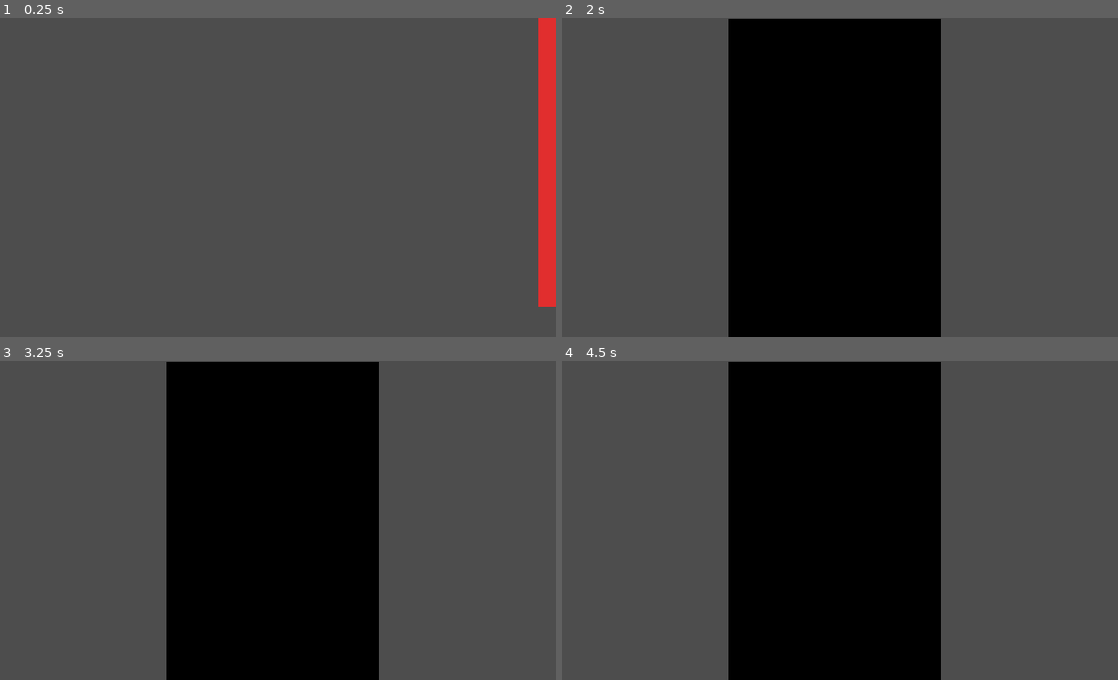
Above: before the commit, frames 1-4 (two rows, left to right).
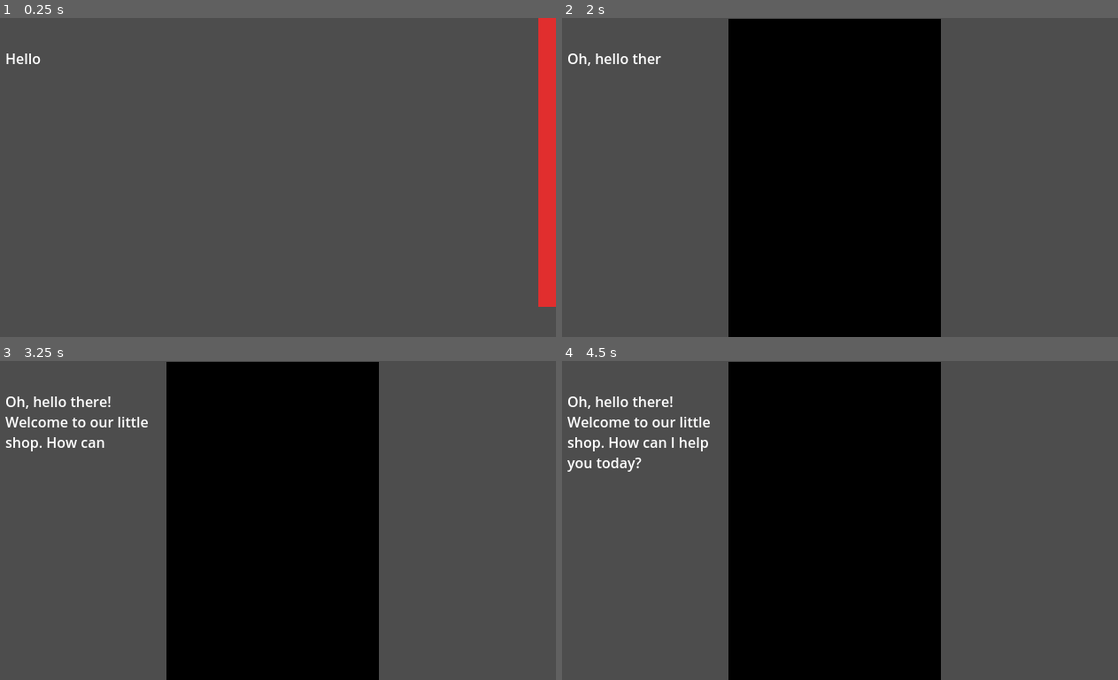
Above: after the commit, the same moments.

Repository: ImJulien/fallhacks
Game: Godot game, scene res://Scenes/gort.tscn
Two runs of this game, one before a commit and one after it. Both use one fixed random seed, a clock stepped at 60 frames per second and the inputs below. This scene is started directly instead of the project's main scene.
Inputs:
- Up to frame 1 (0.25 s): no input
- Up to frame 2 (2 s): hold W (Up) 0.53-1.28 s; hold S (Down) from 1.28 s (still down)
- Up to frame 3 (3.25 s): release S (Down) at 2.03 s; hold W (Up) from 2.03 s (still down)
- Up to frame 4 (4.5 s): release W (Up) at 3.53 s; hold S (Down) from 3.53 s (still down); tap Enter at 4.25 s

The runs differ from the first frame. In frame 1, 0.1% of the frame differs, in the area x 1-8%, y 11-15%; in frame 2, 0.3%; in frame 3, 0.9%; in frame 4, 1.2%, in the area x 0-27%, y 11-35%.

Commit message:
Dialogue Singleton that will probably break everything

Diff:
--- a/Scenes/gort.tscn
+++ b/Scenes/gort.tscn
@@ -30,3 +30,17 @@
 sprite_frames = SubResource("SpriteFrames_e40sh")
 animation = &"idle"
 script = ExtResource("2_78agy")
+
+[node name="UI" type="Control" parent="."]
+layout_mode = 3
+anchors_preset = 0
+offset_right = 40.0
+offset_bottom = 40.0
+
+[node name="DialogueText" type="RichTextLabel" parent="UI"]
+layout_mode = 0
+offset_left = 18.0
+offset_top = 34.0
+offset_right = 192.0
+offset_bottom = 262.0
+text = "Hello"
--- /dev/null
+++ b/Scripts/dialogue.gd
@@ -0,0 +1,68 @@
+extends Node
+
+@onready var dialogue_label: RichTextLabel = null
+var is_typing: bool = false
+var text_speed: float = 0.02  #time for scroll characters
+
+#dialogue for each monster and emotion level
+var monster_dialogues = {
+	Enums.Customers.GORT: {
+		Enums.AggressionLevel.PASSIVE: "Oh, hello there! Welcome to our little shop. How can I help you today?",
+		Enums.AggressionLevel.IRRITATED: "Hi... Look, I'm trying to help here, but you need to pay attention.",
+		Enums.AggressionLevel.AGITATED: "Seriously? Come on, focus! This isn't that complicated.",
+		Enums.AggressionLevel.AGGRESSIVE: "What is WRONG with you?! Just listen to what I'm saying!",
+		Enums.AggressionLevel.VIOLENT: "I'VE HAD IT! You're driving me absolutely INSANE!",
+		Enums.AggressionLevel.HOSTILE: "GET OUT! GET OUT RIGHT NOW! I can't deal with this anymore!"
+	},
+	Enums.Customers.GORTICIA: {
+		Enums.AggressionLevel.PASSIVE: "Hello darling! What a lovely day to shop, don't you think?",
+		Enums.AggressionLevel.IRRITATED: "Sweetie, you really need to listen more carefully...",
+		Enums.AggressionLevel.AGITATED: "Oh my goodness, this is getting quite frustrating!",
+		Enums.AggressionLevel.AGGRESSIVE: "I can't believe how incompetent this service is!",
+		Enums.AggressionLevel.VIOLENT: "This is absolutely RIDICULOUS! I demand better!",
+		Enums.AggressionLevel.HOSTILE: "That's IT! I'm never coming back to this horrible place!"
+	}
+}
+
+func _ready():
+	call_deferred("setup_ui")
+
+func setup_ui():
+	dialogue_label = find_dialogue_text_recursive(get_tree().current_scene) #find the DialogueText node in current scene
+
+func start_dialogue(aggression: Enums.AggressionLevel = Enums.AggressionLevel.PASSIVE, monster: Enums.Customers = Enums.Customers.GORT):
+	var monster_texts = monster_dialogues.get(monster, {})
+	var text = monster_texts.get(aggression, "...")
+
+	if dialogue_label:
+		dialogue_label.visible = true
+		type_text(text)
+
+func type_text(text: String):
+	is_typing = true
+
+	#load text first but make it invisible
+	dialogue_label.text = text
+	dialogue_label.visible_characters = 0
+
+	#reveal characters one by one
+	for i in range(text.length() + 1):
+		dialogue_label.visible_characters = i
+		await get_tree().create_timer(text_speed).timeout
+
+	is_typing = false
+
+func hide_dialogue():
+	if dialogue_label:
+		dialogue_label.visible = false
+
+func find_dialogue_text_recursive(node: Node) -> RichTextLabel:
+	if node.name == "DialogueText" and node is RichTextLabel:
+		return node
+
+	for child in node.get_children():
+		var result = find_dialogue_text_recursive(child)
+		if result:
+			return result
+
+	return null
--- a/Scripts/gort.gd
+++ b/Scripts/gort.gd
@@ -26,3 +26,5 @@
 	if abs(position.x - get_viewport_rect().size.x / 2) < 1:
 		bounce_tween.kill()  #stop bouncing the gyatt
 		play("idle")  #idle anim
+		#call the dialogue system singleton with desired aggression level
+		Dialogue.start_dialogue(Enums.AggressionLevel.PASSIVE, Enums.Customers.GORT)
--- a/project.godot
+++ b/project.godot
@@ -19,6 +19,8 @@
 [autoload]
 
 brightness="*res://Scripts/brightness.gd"
+Dialogue="*res://Scripts/dialogue.gd"
+Enums="*res://Scripts/enums.gd"
 
 [display]
 
Not shown: 1 places in Scenes/gort.tscn that only renumber resources
Not shown, added: Scripts/dialogue.gd.uid
